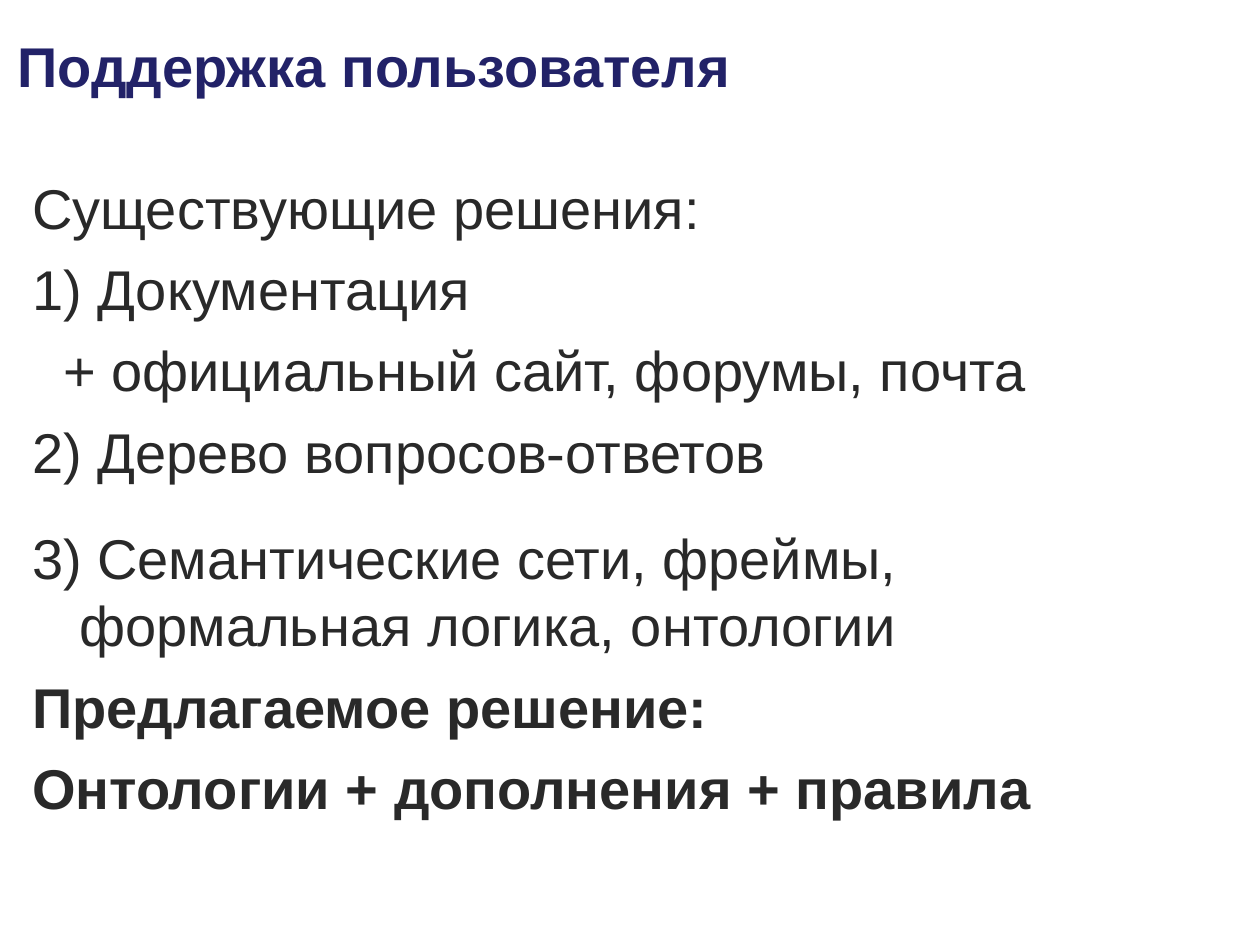
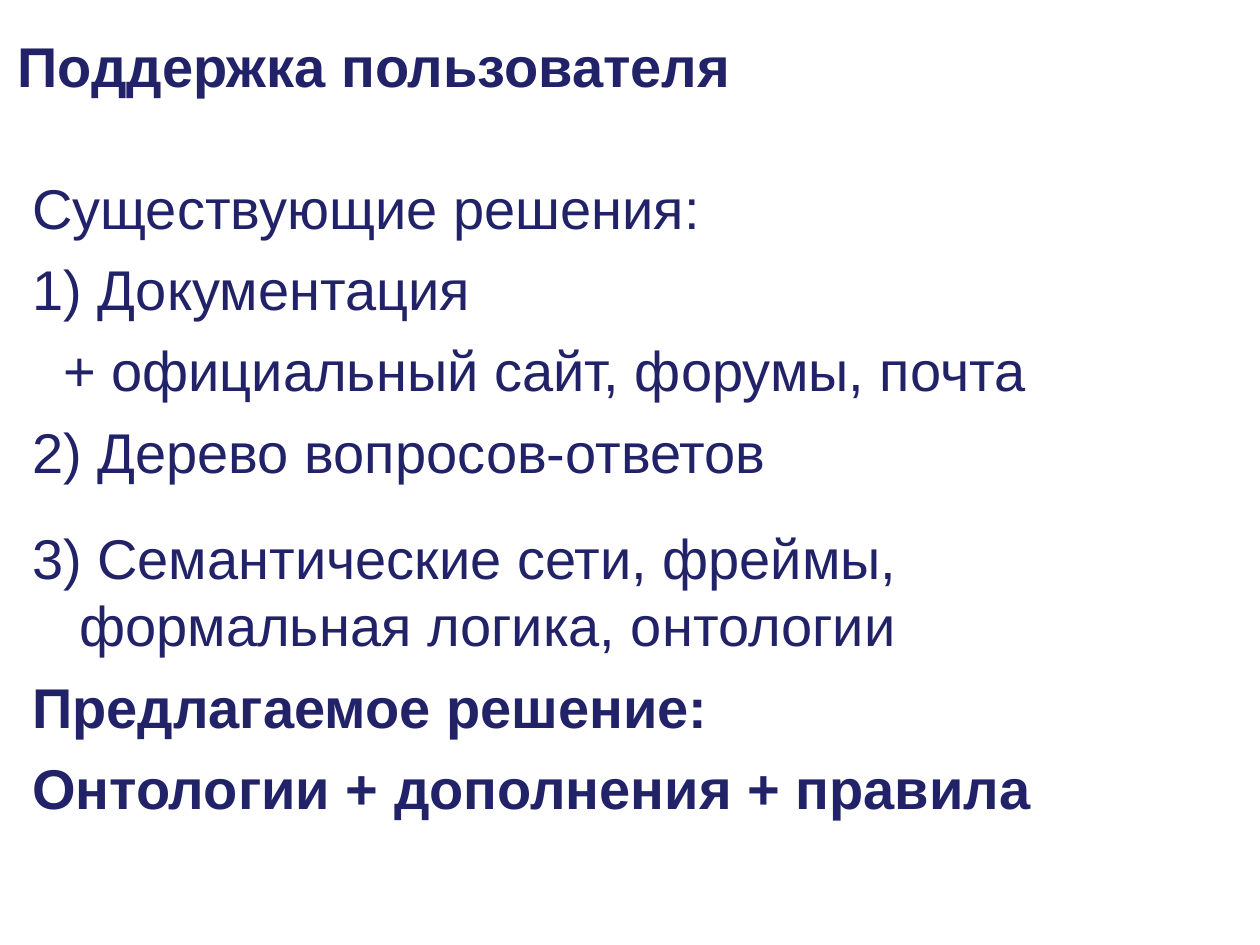
Before and after one commit to podtelkin/NII-NKT, a slide deck: slide 6 of master/master.ppt. Drawn at 1260x945 pixels with LibreOffice and Linux fonts; fonts in the diff are those of the drawing; background and template pictures are left out. Boxes give left, top, right and bottom in pixels: in the first picture for what was removed or moved away, otherwise in the second. Text is boxed around its words. In the diff, an @@ line names an element or a change of style, - is before the commit and + after.

```diff
--- a/master/master.ppt
+++ b/master/master.ppt
@@ text "Существующие решения:" at (x1=32, y1=190, x2=1031, y2=820): text colour #292929 to #222268 @@
```
Also in this commit, not shown: 6 other slides changed.
